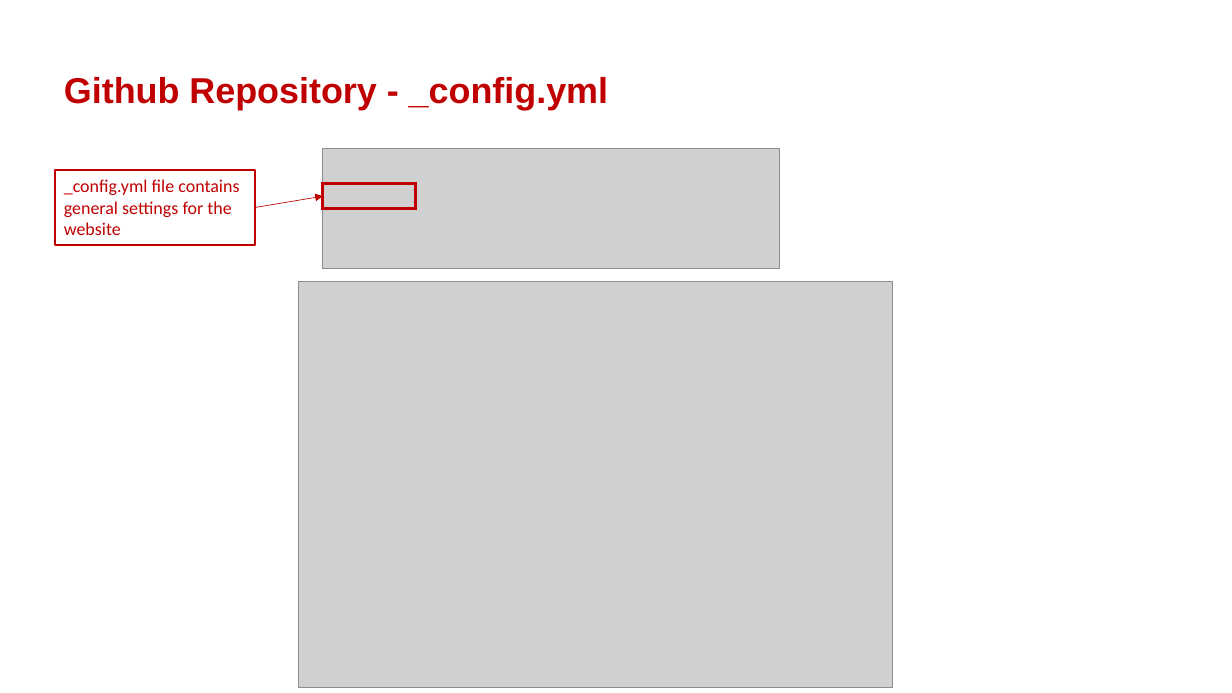
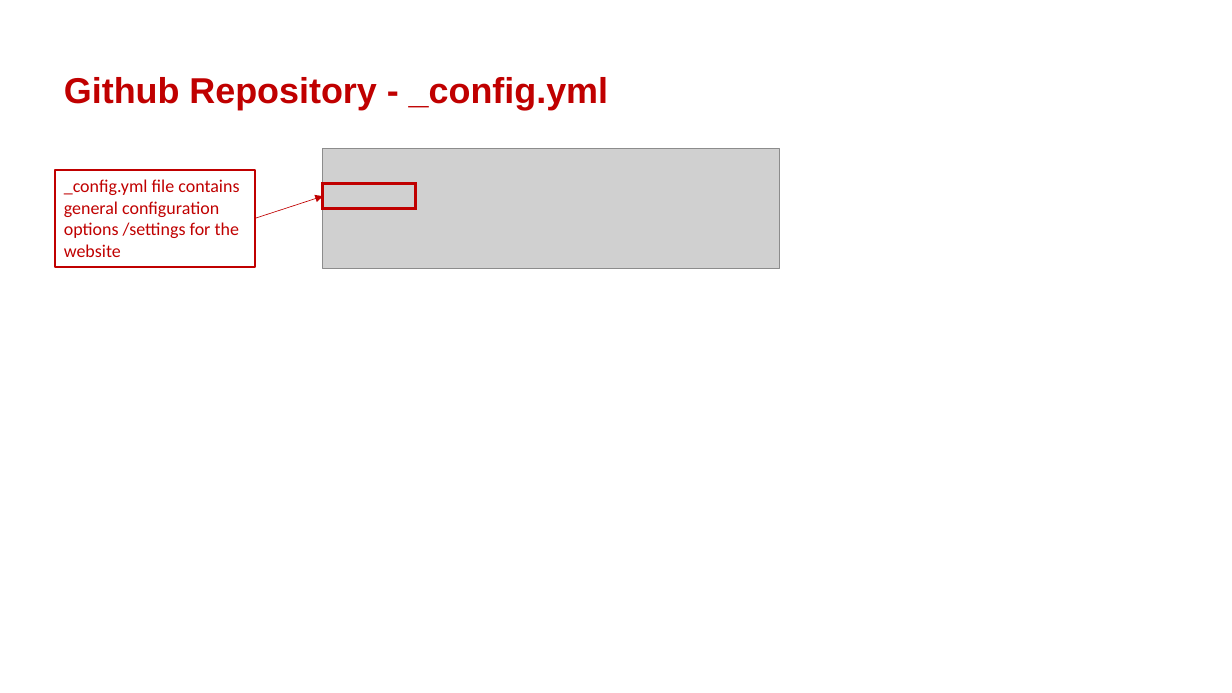
Before and after one commit to isomerpages/enterprisesg-sac-old, a slide deck: slide 10 of files/admin-guide/SAC-admin-guide-overview.pptx. Drawn at 1232x693 pixels with LibreOffice and Linux fonts; fonts in the diff are those of the drawing; grey boxes stand for pictures; background and template pictures are left out. Boxes give left, top, right and bottom in pixels: in the first picture for what was removed or moved away, otherwise in the second. Text is boxed around its words. In the diff, an @@ line names an element or a change of style, - is before the commit and + after.

```diff
--- a/files/admin-guide/SAC-admin-guide-overview.pptx
+++ b/files/admin-guide/SAC-admin-guide-overview.pptx
@@ rectangle "_config.yml file contains general configuration ...": place and size @@
-rectangle "_config.yml file contains general configuration ..." at (55,170,254,245)
+rectangle "_config.yml file contains general configuration ..." at (55,170,254,266)
@@ text in rectangle at (64,179,239,257): text changed @@
-_config.yml file contains general settings for the website
+_config.yml file contains general configuration options /settings for the website
@@ arrow moved from (255, 208) - (323, 196) to (255, 218) - (323, 196) @@
@@ picture removed at (299,282,893,688) @@
```
Also in this commit, not shown: 8 other slides changed, 1 slide added, 4 other files.
